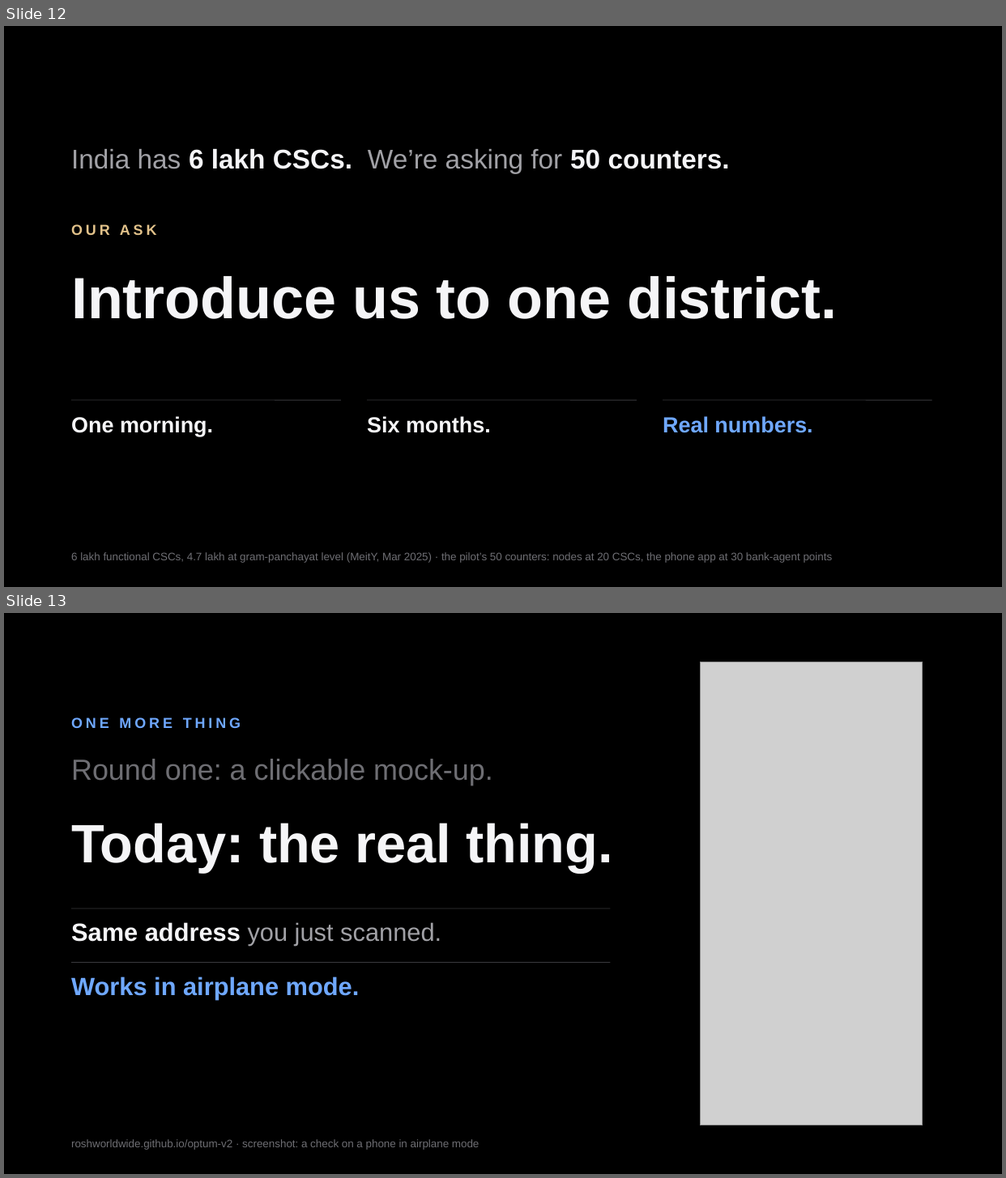
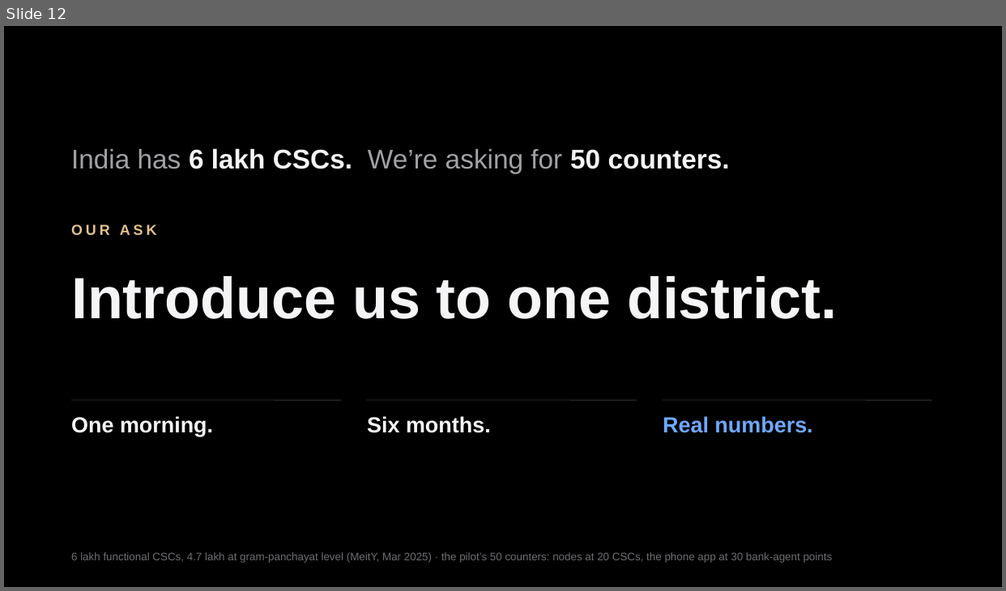
Before and after one commit to ishmiit/Sahayak, a slide deck: docs/deck/Sahayak_Keynote_v5.pptx. Shown one above the other, each under a label of ours: slides 12 and 13 before the commit, slide 12 after it. The pictures are 1006x1178 and 1006x591 pixels, drawn with LibreOffice and Linux fonts; fonts in the diff are those of the drawing; grey boxes stand for pictures. Boxes give left, top, right and bottom in pixels: in the first picture for what was removed or moved away, otherwise in the second. Text is boxed around its words. In the diff, an @@ line names an element or a change of style, - is before the commit and + after.

```diff
--- a/docs/deck/Sahayak_Keynote_v5.pptx
+++ b/docs/deck/Sahayak_Keynote_v5.pptx
@@ slide 13 removed at (x1=4, y1=613, x2=1002, y2=1174), background #000000 @@
@@ picture removed at (x1=701, y1=662, x2=923, y2=1126) @@
@@ text removed at (x1=71, y1=717, x2=241, y2=728) @@
-ONE MORE THING
@@ text removed at (x1=71, y1=759, x2=493, y2=786) @@
-Round one: a clickable mock-up.
@@ text removed at (x1=71, y1=823, x2=613, y2=872) @@
-Today: the real thing.
@@ line removed from (71, 909) to (611, 909) @@
@@ text removed at (x1=71, y1=922, x2=441, y2=946) @@
-Same address you just scanned.
@@ line removed from (71, 963) to (611, 963) @@
@@ text removed at (x1=71, y1=977, x2=360, y2=1000) @@
-Works in airplane mode.
@@ text removed at (x1=71, y1=1139, x2=479, y2=1150) @@
-roshworldwide.github.io/optum-v2 · screenshot: a check on a phone in airplane mode
```
Also in this commit, not shown: 1 slide changed, 1 slide added, 11 other files.
